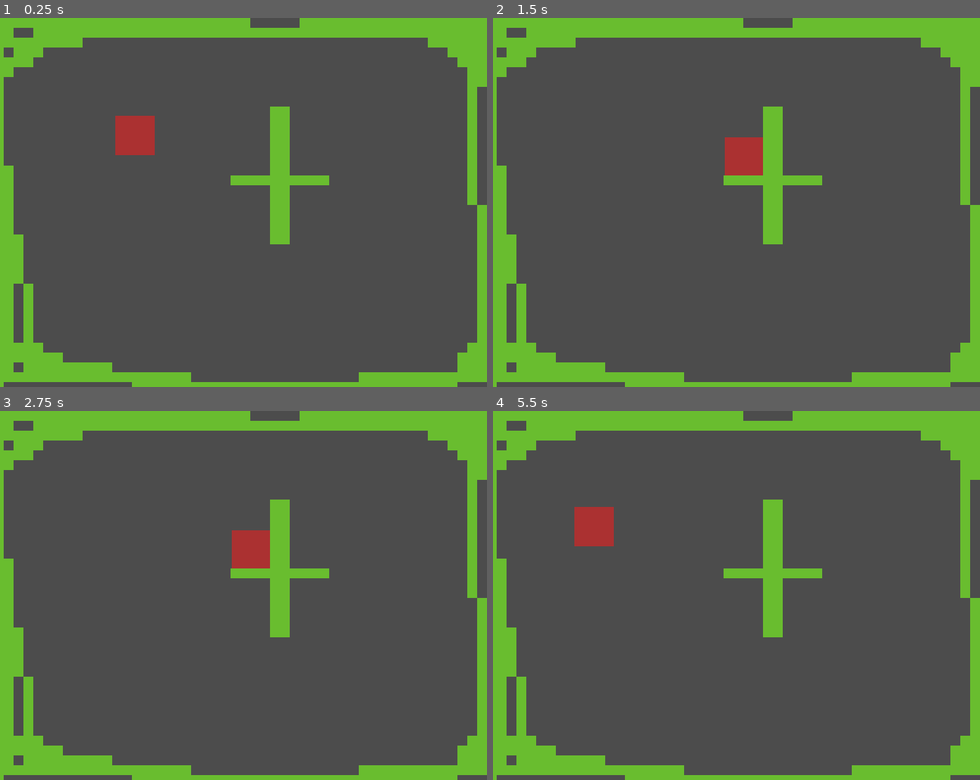
Above: before the commit, frames 1-4 (two rows, left to right).
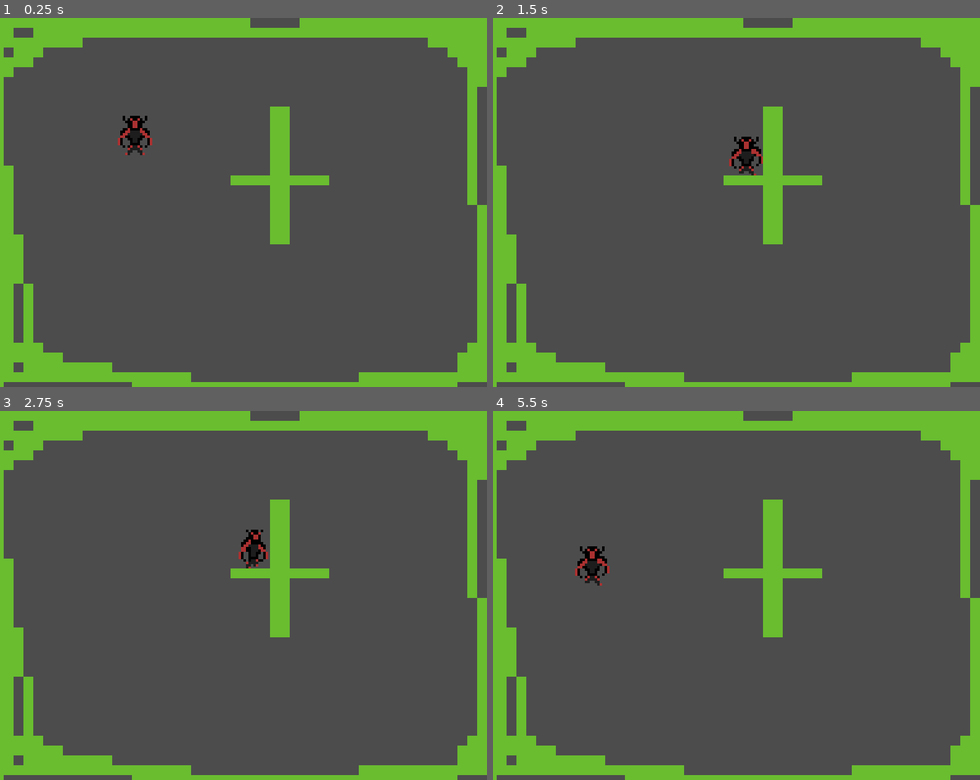
Above: after the commit, the same moments.

Repository: rmrf51/towerRoyale
Game: Godot game, scene res://Scenes/TestScenes/TestArea.tscn
Two runs of this game, one before a commit and one after it. Both use one fixed random seed, a clock stepped at 60 frames per second and the inputs below.
Inputs:
- Up to frame 1 (0.25 s): no input
- Up to frame 2 (1.5 s): tap Enter at 0.5 s; hold Right (ui_right) 0.53-1.28 s; hold Down (ui_down) from 1.28 s (still down)
- Up to frame 3 (2.75 s): tap Space at 2 s; release Down (ui_down) at 2.03 s; hold Right (ui_right) from 2.03 s (still down)
- Up to frame 4 (5.5 s): tap Enter at 2.75 s; release Right (ui_right) at 2.78 s; hold Up (ui_up) 2.78-3.53 s; hold Left (ui_left) 3.53-5.03 s; tap Space at 5 s; hold Down (ui_down) from 5.03 s (still down)

The runs differ from the first frame. In frame 1, 0.7% of the frame differs, in the area x 23-32%, y 26-38%; in frame 2, 0.7%; in frame 3, 0.7%; in frame 4, 1.3%, in the area x 16-25%, y 26-48%.

Commit message:
Entity
Add Entity

Diff:
--- a/Scenes/TestScenes/Player.tscn
+++ b/Scenes/TestScenes/Player.tscn
@@ -1,9 +1,135 @@
-[gd_scene load_steps=4 format=2]
+[gd_scene load_steps=12 format=2]
 
-[ext_resource path="res://Accets/GrassTest/grass3.png" type="Texture" id=1]
+[ext_resource path="res://Accets/Player/TileSetKnight.png" type="Texture" id=1]
 [ext_resource path="res://Scripts/Player.gd" type="Script" id=2]
 
 [sub_resource type="RectangleShape2D" id=1]
+extents = Vector2( 9.08333, 10.35 )
+
+[sub_resource type="Animation" id=2]
+resource_name = "idledown"
+step = 0.3
+tracks/0/type = "value"
+tracks/0/path = NodePath("Sprite:frame")
+tracks/0/interp = 1
+tracks/0/loop_wrap = true
+tracks/0/imported = false
+tracks/0/enabled = true
+tracks/0/keys = {
+"times": PoolRealArray( 0 ),
+"transitions": PoolRealArray( 1 ),
+"update": 1,
+"values": [ 0 ]
+}
+
+[sub_resource type="Animation" id=3]
+resource_name = "idleleft"
+tracks/0/type = "value"
+tracks/0/path = NodePath("Sprite:frame")
+tracks/0/interp = 1
+tracks/0/loop_wrap = true
+tracks/0/imported = false
+tracks/0/enabled = true
+tracks/0/keys = {
+"times": PoolRealArray( 0 ),
+"transitions": PoolRealArray( 1 ),
+"update": 1,
+"values": [ 9 ]
+}
+
+[sub_resource type="Animation" id=4]
+resource_name = "idleright"
+tracks/0/type = "value"
+tracks/0/path = NodePath("Sprite:frame")
+tracks/0/interp = 1
+tracks/0/loop_wrap = true
+tracks/0/imported = false
+tracks/0/enabled = true
+tracks/0/keys = {
+"times": PoolRealArray( 0 ),
+"transitions": PoolRealArray( 1 ),
+"update": 1,
+"values": [ 6 ]
+}
+
+[sub_resource type="Animation" id=5]
+resource_name = "idleup"
+tracks/0/type = "value"
+tracks/0/path = NodePath("Sprite:frame")
+tracks/0/interp = 1
+tracks/0/loop_wrap = true
+tracks/0/imported = false
+tracks/0/enabled = true
+tracks/0/keys = {
+"times": PoolRealArray( 0 ),
+"transitions": PoolRealArray( 1 ),
+"update": 1,
+"values": [ 3 ]
+}
+
+[sub_resource type="Animation" id=6]
+resource_name = "walkdown"
+step = 0.3
+tracks/0/type = "value"
+tracks/0/path = NodePath("Sprite:frame")
+tracks/0/interp = 1
+tracks/0/loop_wrap = true
+tracks/0/imported = false
+tracks/0/enabled = true
+tracks/0/keys = {
+"times": PoolRealArray( 0, 0.3, 0.6 ),
+"transitions": PoolRealArray( 1, 1, 1 ),
+"update": 1,
+"values": [ 0, 1, 2 ]
+}
+
+[sub_resource type="Animation" id=9]
+resource_name = "walkleft"
+step = 0.3
+tracks/0/type = "value"
+tracks/0/path = NodePath("Sprite:frame")
+tracks/0/interp = 1
+tracks/0/loop_wrap = true
+tracks/0/imported = false
+tracks/0/enabled = true
+tracks/0/keys = {
+"times": PoolRealArray( 0, 0.3, 0.6 ),
+"transitions": PoolRealArray( 1, 1, 1 ),
+"update": 1,
+"values": [ 9, 10, 11 ]
+}
+
+[sub_resource type="Animation" id=8]
+resource_name = "walkright"
+step = 0.3
+tracks/0/type = "value"
+tracks/0/path = NodePath("Sprite:frame")
+tracks/0/interp = 1
+tracks/0/loop_wrap = true
+tracks/0/imported = false
+tracks/0/enabled = true
+tracks/0/keys = {
+"times": PoolRealArray( 0, 0.3, 0.6 ),
+"transitions": PoolRealArray( 1, 1, 1 ),
+"update": 1,
+"values": [ 6, 7, 8 ]
+}
+
+[sub_resource type="Animation" id=7]
+resource_name = "walkup"
+step = 0.3
+tracks/0/type = "value"
+tracks/0/path = NodePath("Sprite:frame")
+tracks/0/interp = 1
+tracks/0/loop_wrap = true
+tracks/0/imported = false
+tracks/0/enabled = true
+tracks/0/keys = {
+"times": PoolRealArray( 0, 0.3, 0.6 ),
+"transitions": PoolRealArray( 1, 1, 1 ),
+"update": 1,
+"values": [ 3, 4, 5 ]
+}
 
 [node name="PlayerN" type="Node2D"]
 
@@ -13,7 +139,22 @@
 [node name="Sprite" type="Sprite" parent="Player"]
 scale = Vector2( 4, 4 )
 texture = ExtResource( 1 )
+vframes = 4
+hframes = 3
+frame = 11
 
 [node name="CollisionShape2D" type="CollisionShape2D" parent="Player"]
+visible = false
 scale = Vector2( 3, 3 )
 shape = SubResource( 1 )
+
+[node name="anim" type="AnimationPlayer" parent="Player"]
+playback_speed = 4.0
+anims/idledown = SubResource( 2 )
+anims/idleleft = SubResource( 3 )
+anims/idleright = SubResource( 4 )
+anims/idleup = SubResource( 5 )
+anims/walkdown = SubResource( 6 )
+anims/walkleft = SubResource( 9 )
+anims/walkright = SubResource( 8 )
+anims/walkup = SubResource( 7 )
--- /dev/null
+++ b/Scenes/TestScenes/Wall.tscn
@@ -0,0 +1,17 @@
+[gd_scene load_steps=3 format=2]
+
+[ext_resource path="res://Accets/GrassTest/grass1.png" type="Texture" id=1]
+
+[sub_resource type="RectangleShape2D" id=1]
+
+[node name="Wall" type="Node"]
+
+[node name="Sprite" type="Sprite" parent="."]
+scale = Vector2( 4, 4 )
+texture = ExtResource( 1 )
+
+[node name="StaticBody2D" type="StaticBody2D" parent="Sprite"]
+
+[node name="CollisionShape2D" type="CollisionShape2D" parent="Sprite/StaticBody2D"]
+scale = Vector2( 0.8, 0.8 )
+shape = SubResource( 1 )
--- a/Scripts/Player.gd
+++ b/Scripts/Player.gd
@@ -1,12 +1,25 @@
-extends KinematicBody2D
+extends "res://Scripts/engine/entity.gd"
 
-const SPEED = 70*4
-
-var movedir = Vector2(0,0)
 
 func _physics_process(delta):
 	controls_loop()
 	movement_loop()
+	spritedir_loop()
+
+	if is_on_wall():
+		if spritedir == "left" and test_move(transform, Vector2(-1,0)):
+			print("push")
+		if spritedir == "right" and test_move(transform, Vector2(1,0)):
+			print("push")
+		if spritedir == "up" and test_move(transform, Vector2(0,-1)):
+			print("push")
+		if spritedir == "down" and test_move(transform, Vector2(0,1)):
+			print("push")
+	#elif
+	if movedir != Vector2(0,0):
+		anim_switch("walk")
+	else:
+		anim_switch("idle")
 
 func controls_loop():
 	var LEFT	= Input.is_action_pressed("ui_left")
@@ -16,7 +29,3 @@
 
 	movedir.x = -int(LEFT) + int(RIGHT)
 	movedir.y = -int(UP) + int(DOWN)
-
-func movement_loop():
-	var motion = movedir.normalized() * SPEED
-	move_and_slide(motion, Vector2(0,0))
--- /dev/null
+++ b/Scripts/engine/entity.gd
@@ -0,0 +1,26 @@
+extends KinematicBody2D
+
+var SPEED = 70*6
+
+var movedir = Vector2(0,0)
+var spritedir = "down"
+
+func movement_loop():
+	var motion = movedir.normalized() * SPEED
+	move_and_slide(motion, Vector2(0,0))
+
+func spritedir_loop():
+	match movedir:
+		Vector2(-1,0):
+			spritedir = "left"
+		Vector2(1,0):
+			spritedir = "right"
+		Vector2(0,-1):
+			spritedir = "up"
+		Vector2(0,1):
+			spritedir = "down"
+
+func anim_switch(animation):
+	var newanim = str(animation, spritedir)
+	if $anim.current_animation != newanim:
+		$anim.play(newanim)
